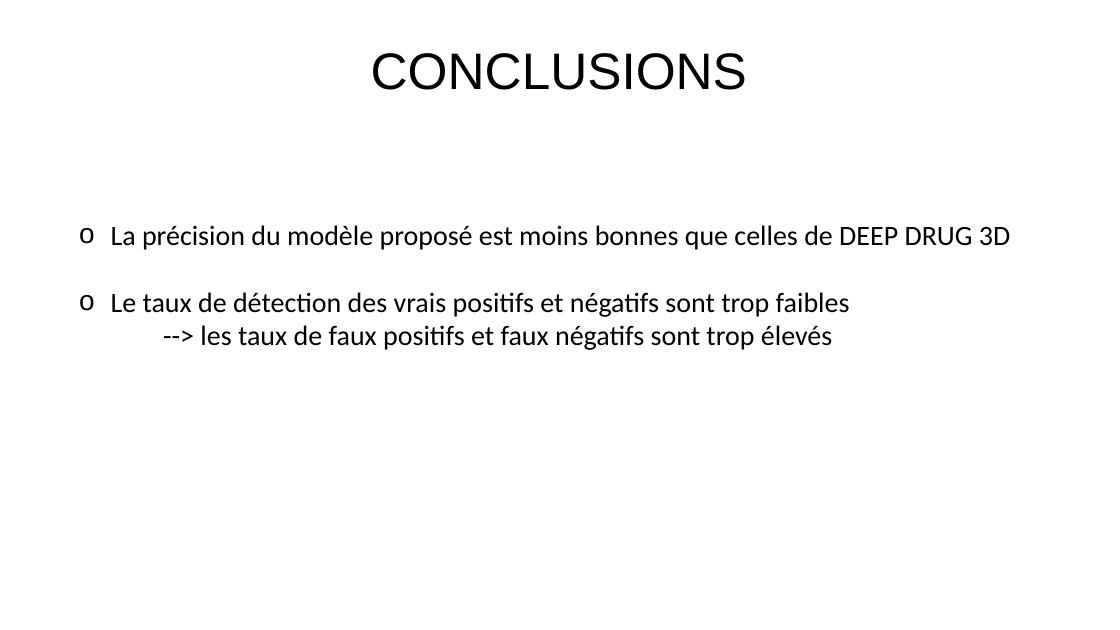
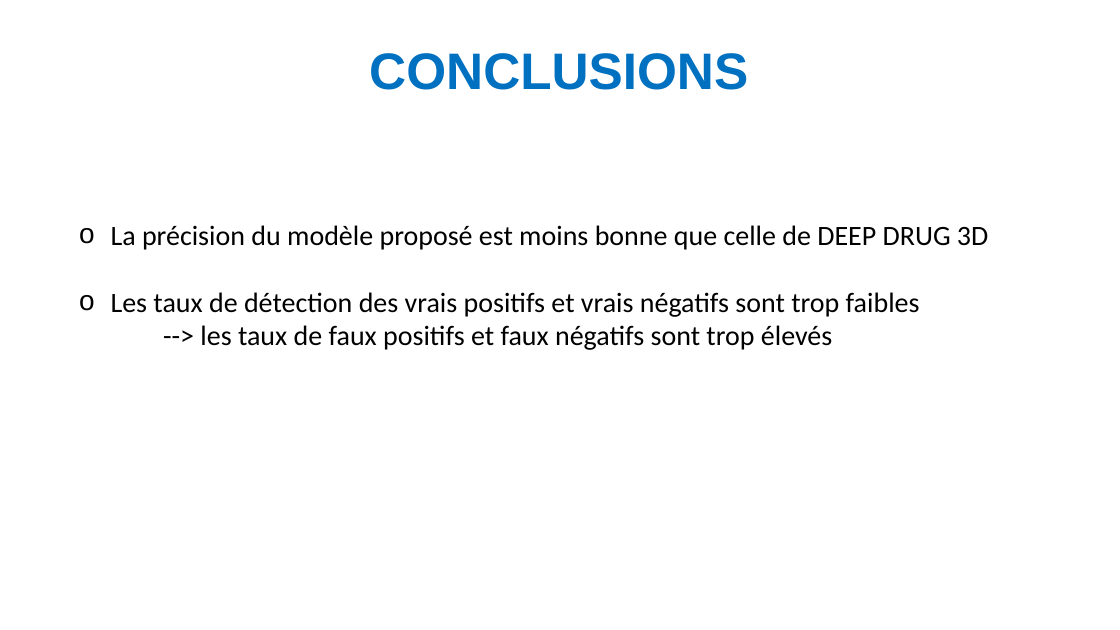
Before and after one commit to juugeebee/Projet_DL_M2, a slide deck: slide 9 of PresentationDL_JGorse.pptx. Drawn at 1120x630 pixels with LibreOffice and Linux fonts; fonts in the diff are those of the drawing. Boxes give left, top, right and bottom in pixels: in the first picture for what was removed or moved away, otherwise in the second. Text is boxed around its words. In the diff, an @@ line names an element or a change of style, - is before the commit and + after.

```diff
--- a/PresentationDL_JGorse.pptx
+++ b/PresentationDL_JGorse.pptx
@@ text "CONCLUSIONS" at <box>369,53,748,90</box>: text colour #000000 to #0070C0, bold on @@
@@ text at <box>111,225,988,317</box>: text changed @@
-o La précision du modèle proposé est moins bonnes que celles de DEEP DRUG 3D
-o Le taux de détection des vrais positifs et négatifs sont trop faibles
+o La précision du modèle proposé est moins bonne que celle de DEEP DRUG 3D
+o Les taux de détection des vrais positifs et vrais négatifs sont trop faibles
```
Also in this commit, not shown: 10 other slides changed.
